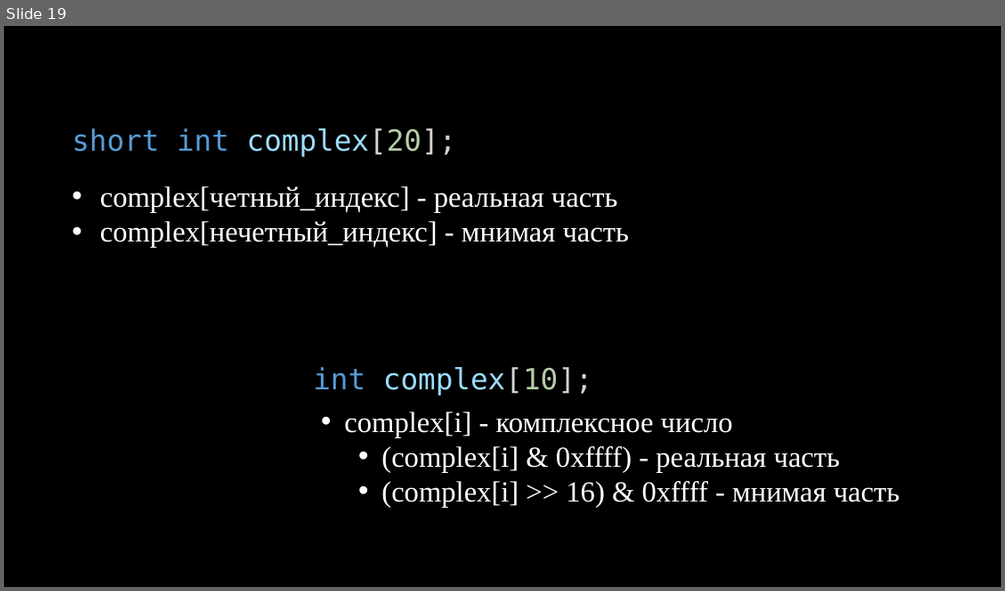
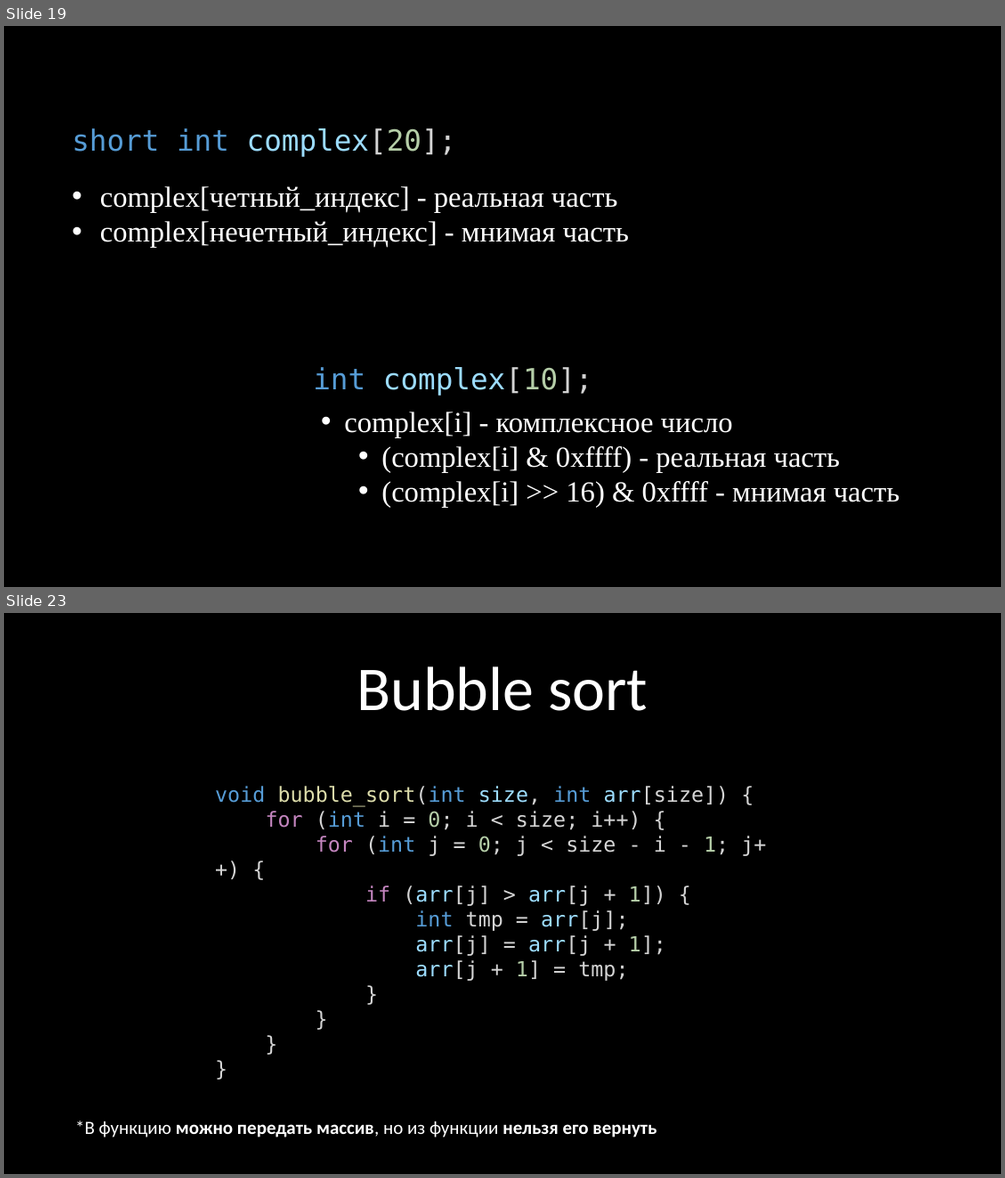
Before and after one commit to kruffka/C-Programming, a slide deck: 5_arrays/5_arrays.pptx. Shown one above the other, each under a label of ours: slide 19 before the commit, slides 19 and 23 after it; the slides between them are not shown. The pictures are 1005x591 and 1005x1178 pixels, drawn with LibreOffice and Linux fonts; fonts in the diff are those of the drawing. Boxes give left, top, right and bottom in pixels: in the first picture for what was removed or moved away, otherwise in the second. Text is boxed around its words. In the diff, an @@ line names an element or a change of style, - is before the commit and + after.

```diff
--- a/5_arrays/5_arrays.pptx
+++ b/5_arrays/5_arrays.pptx
@@ slide 23 added at (4,613,1001,1174), background #000000 @@
@@ text added at (356,666,647,711), 60 pt, text #FFFFFF @@
+Bubble sort
@@ text added at (215,786,766,981), 20 pt, text #D4D4D4 @@
+void bubble_sort(int size, int arr[size]) {
+for (int i = 0; i < size; i++) {
+for (int j = 0; j < size - i - 1; j++) {
+if (arr[j] > arr[j + 1]) {
+int tmp = arr[j];
+arr[j] = arr[j + 1];
+arr[j + 1] = tmp;
+}
+}
+}
+}
@@ text added at (75,1120,656,1137), 18 pt, text #FFFFFF, bold @@
+*В функцию можно передать массив, но из функции нельзя его вернуть
```
Also in this commit, not shown: 23 other slides added, 1 slide removed, 6 other files.
